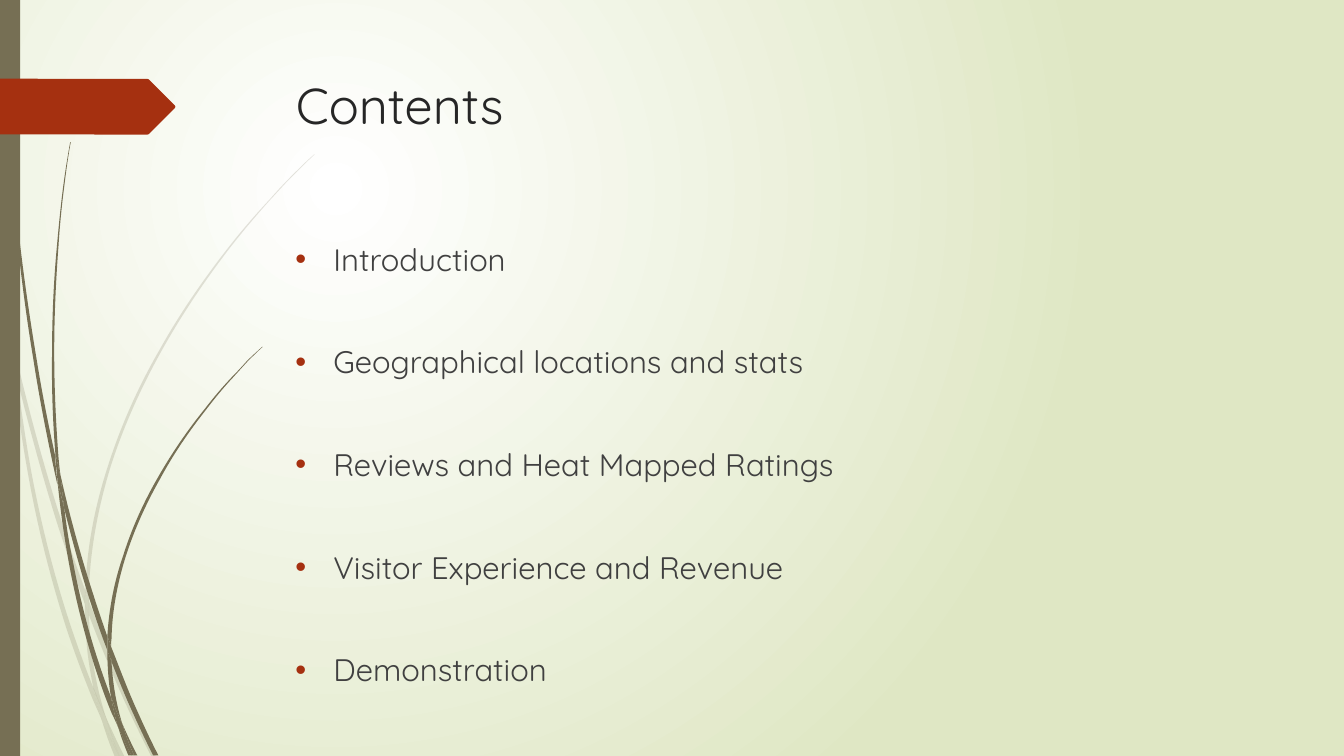
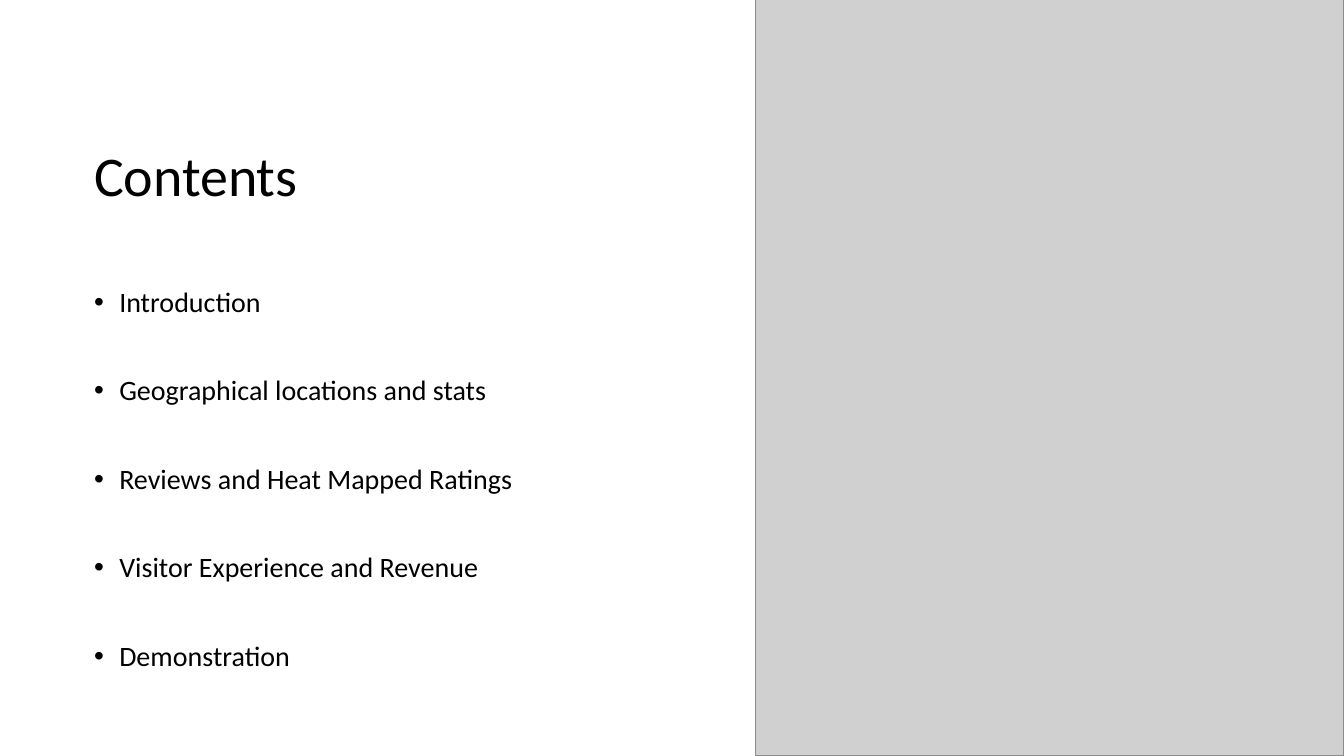
Before and after one commit to JackyUT2023/project3-group8, a slide deck: slide 2 of Project 3 Group 8 - Museums of the United States.pptx. Drawn at 1344x756 pixels with LibreOffice and Linux fonts; fonts in the diff are those of the drawing; grey boxes stand for pictures. Boxes give left, top, right and bottom in pixels: in the first picture for what was removed or moved away, otherwise in the second. Text is boxed around its words. In the diff, an @@ line names an element or a change of style, - is before the commit and + after.

```diff
--- a/Project 3 Group 8 - Museums of the United States.pptx
+++ b/Project 3 Group 8 - Museums of the United States.pptx
@@ background gradient #FFFFFF to #DFE8C4 to #FFFFFF @@
@@ rectangle removed at (0, 0, 20, 756) @@
@@ picture added at (756, 0, 1344, 756) @@
@@ freeform shape removed at (0, 79, 175, 134) @@
@@ title "Contents": place and size @@
-title "Contents" at (296, 88, 504, 125)
+title "Contents" at (94, 159, 298, 197)
@@ title "Contents" at (94, 159, 298, 197): size 36 to 40 pt, font Quicksand to Calibri, text colour #262626 to #000000; line spacing 1 to 0.9; vertical alignment top to middle @@
@@ text "Introduction": place and size @@
-text "Introduction" at (333, 248, 833, 585)
+text "Introduction" at (119, 292, 512, 667)
@@ text "Introduction" at (119, 292, 512, 667): size 22.2 to 20 pt, font Quicksand to Calibri, text colour #404040 to #000000; indent changed; line spacing 1 to 0.9; vertical alignment top to middle @@
@@ group removed at (0, 154, 315, 756): 10 freeform shapes @@
@@ group removed at (3, 0, 262, 756): 12 freeform shapes @@
```
Also in this commit, not shown: 10 other slides changed, 1 slide added, 1 slide removed, 1 other file.
